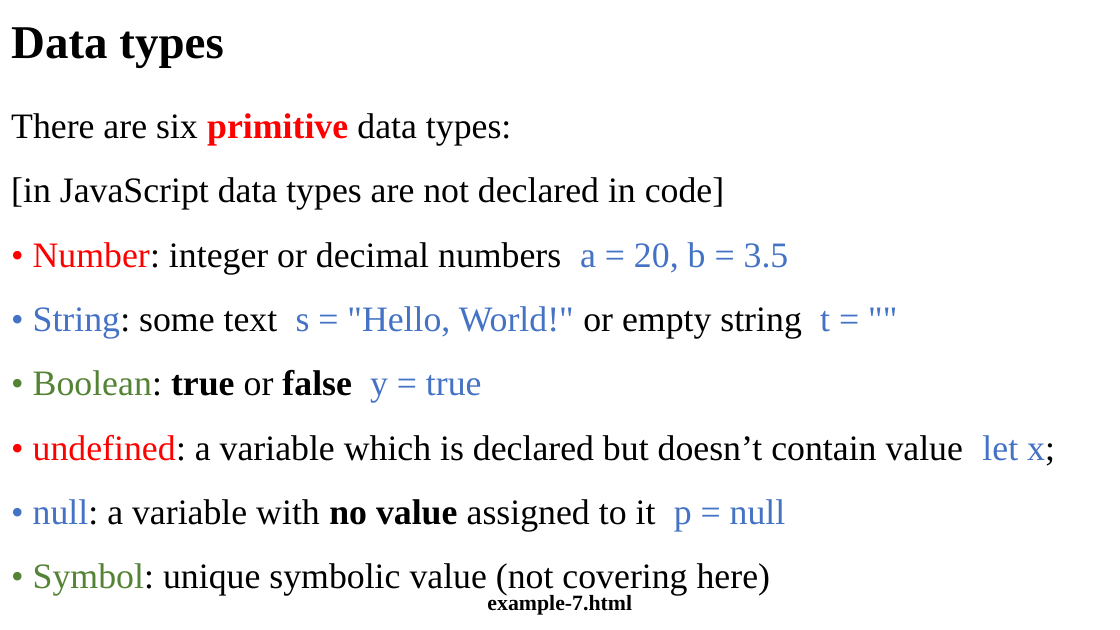
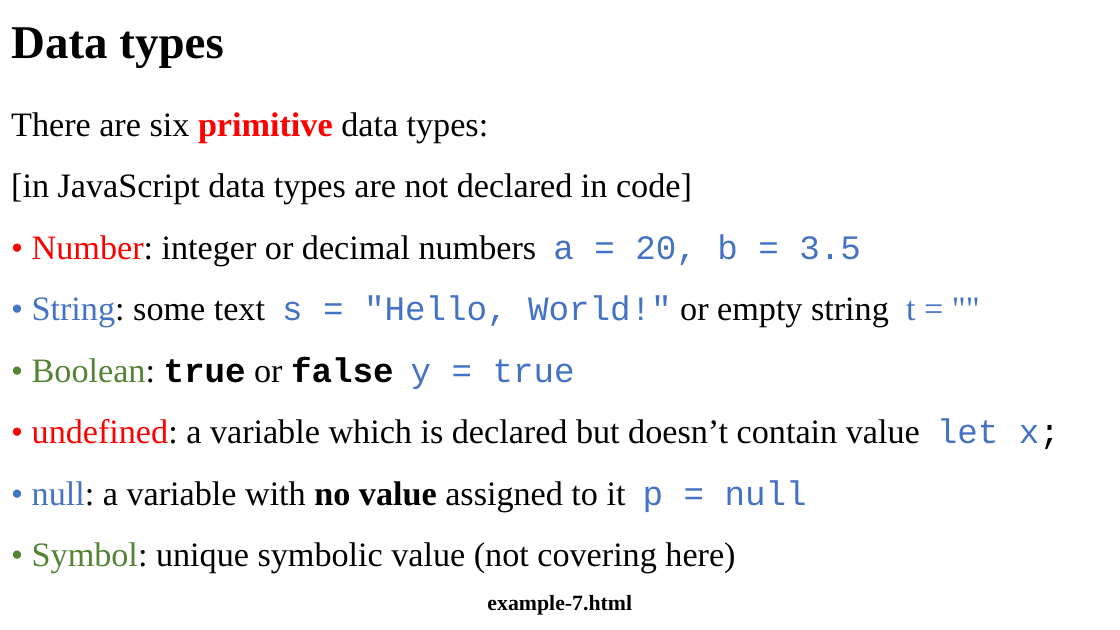
Before and after one commit to manglayev/nu-courses-material, a slide deck: slide 11 of CSCI-111/week-6/week-6-lecture.pptx. Drawn at 1120x630 pixels with LibreOffice and Linux fonts; fonts in the diff are those of the drawing. Boxes give left, top, right and bottom in pixels: in the first picture for what was removed or moved away, otherwise in the second. Text is boxed around its words. In the diff, an @@ line names an element or a change of style, - is before the commit and + after.

```diff
--- a/CSCI-111/week-6/week-6-lecture.pptx
+++ b/CSCI-111/week-6/week-6-lecture.pptx
@@ text "There are six primitive data ..." at (11, 112, 1060, 573): size 23 to 22 pt; font Times New Roman to Courier New in "a = 20, b = 3.5", "s = "Hello, World!"", "true false y = true", "let x;" and 1 more places @@
```
Also in this commit, not shown: 2 other slides changed, 2 slides added, 5 other files.
